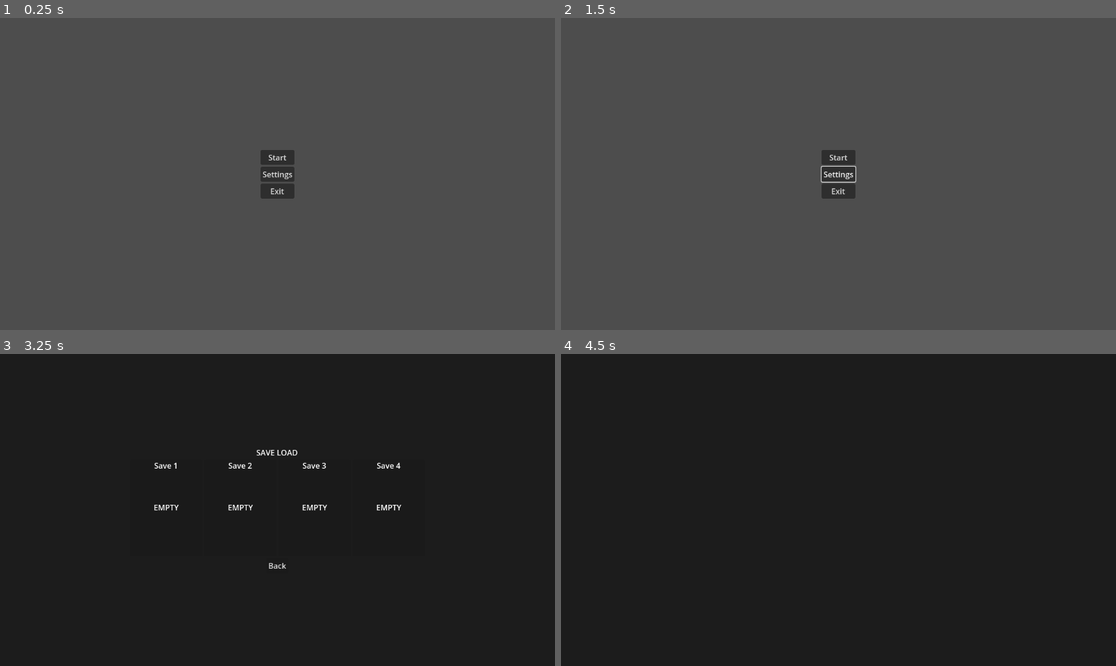
Above: before the commit, frames 1-4 (two rows, left to right).
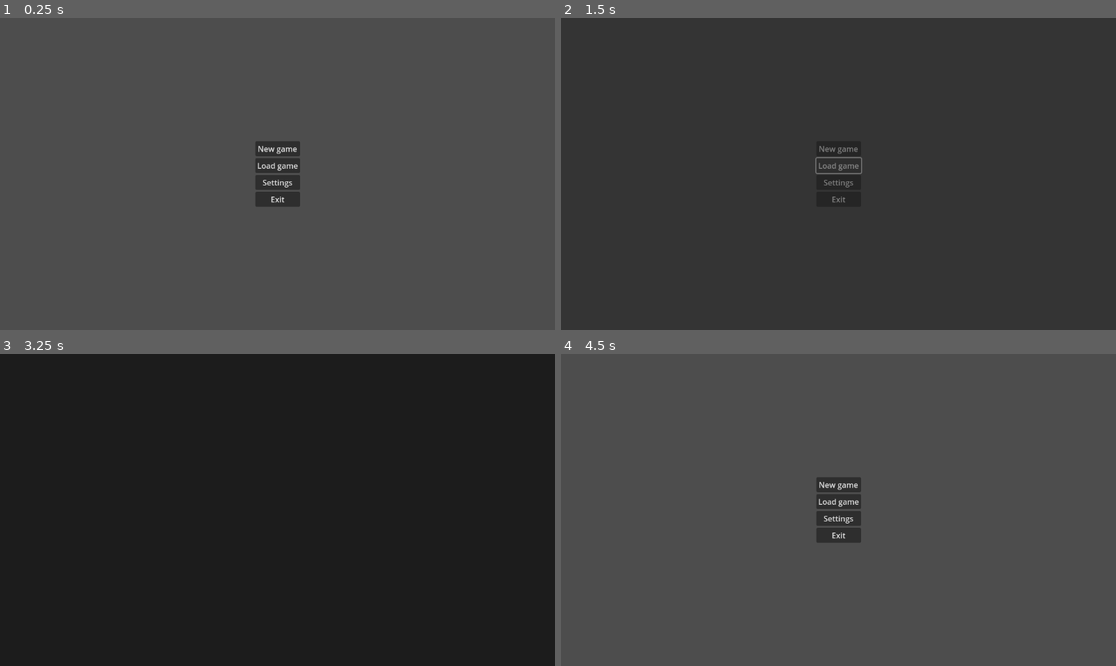
Above: after the commit, the same moments.

Repository: Vosnov/GD_APrototype
Game: Godot game, scene res://Scenes/Menu/main_menu.tscn
Same seed, same stepped clock (60 frames per second), same inputs: the game is played once before the commit and once after it. The engine's default icon, where the game draws it, is replaced by a stand-in: a white triangle on a blue panel in a dark square.
Inputs (mouse positions are in pixels of both pictures, inside the frame that each line leads up to):
- Up to frame 1 (0.25 s): no input
- Up to frame 2 (1.5 s): click "Settings" at 0.5 s; click (838, 164) at 1.25 s, where only the run after the commit has a clickable "Load game"
- Up to frame 3 (3.25 s): click (277, 494) at 2 s, where only the run before the commit has a clickable "Start"; click (277, 566) at 2.75 s, where only the run after the commit has a clickable "Back"
- Up to frame 4 (4.5 s): click (838, 566) at 3.5 s, where only the run before the commit has a clickable "Back"; click (838, 494) at 4.25 s, where only the run before the commit has a clickable "Start"

The runs differ from the first frame. In frame 1, 1.0% of the frame differs, in the area x 46-55%, y 39-61%; in frame 2, 99%, in the area x 0-100%, y 0-100%; in frame 3, 0.5%; in frame 4, 99%.

Commit message:
load from menu

Diff:
--- a/Nodes/Charecters/player.tscn
+++ b/Nodes/Charecters/player.tscn
@@ -147,7 +147,7 @@
 [node name="UI" parent="." instance=ExtResource("8_xdrrl")]
 
 [node name="BoneAttachment3D" type="BoneAttachment3D" parent="."]
-transform = Transform3D(0.191977, -0.138556, -0.322408, 0.349179, 0.111983, 0.159793, 0.0349099, -0.358137, 0.174697, 0.13686, 0.463466, -0.611322)
+transform = Transform3D(-0.479942, 0.346387, 0.806022, 0.872948, 0.279955, 0.399482, -0.0872748, 0.895344, -0.43674, -0.342153, 1.15866, 1.52831)
 bone_name = "Bone.011.R"
 bone_idx = 14
 use_external_skeleton = true
--- a/Nodes/Interractive/save_node.tscn
+++ b/Nodes/Interractive/save_node.tscn
@@ -21,7 +21,7 @@
 	GlobalVariables.save_data.level_name = LEVEL_NAME
 	GlobalVariables.save_data.level_path = LEVEL_PATH
 	GlobalVariables.save_data.player_transform = player.global_transform
-	GlobalVariables.save_data.date = GlobalVariables.get_current_date()
+	GlobalVariables.save_data.date = Time.get_datetime_string_from_system()
 	save_ui = SAVE_UI.instantiate()
 	add_child(save_ui)
 
--- a/Nodes/UI/save_ui.tscn
+++ b/Nodes/UI/save_ui.tscn
@@ -7,7 +7,6 @@
 script/source = "extends CanvasLayer
 
 @export var SAVE_MESSAGE: String
-@export var SAVE_COUNT = 4
 @export var ACCEPT_UI: PackedScene
 @export var SAVE_BTN_UI: PackedScene
 
@@ -42,14 +41,14 @@
 	for child in h_box_container.get_children():
 		child.queue_free()
 
-	for index in range(SAVE_COUNT):
+	for index in range(GlobalVariables.save_count):
 		var save_data = GameSave.get_save_data(index)
 		var btn = SAVE_BTN_UI.instantiate() as SaveBtnUI
 		btn.SAVE_INDEX = index
 
 		if save_data != null:
 			btn.LEVEL_NAME = save_data.level_name
-			btn.DATE = save_data.date
+			btn.DATE = GlobalVariables.get_date_format(save_data.date)
 			btn.PLAY_TIME = '3:11'
 		else:
 			btn.IS_EMPTY = true
--- a/Nodes/UI/load_save_ui.tscn
+++ b/Scenes/Menu/load_save_menu.tscn
@@ -1,38 +1,44 @@
 [gd_scene load_steps=4 format=3 uid="uid://b0wpcvevja3qn"]
 
-[ext_resource type="PackedScene" uid="uid://n6b5jqbuuxx4" path="res://Nodes/UI/accept_ui.tscn" id="1_6kor1"]
-[ext_resource type="PackedScene" uid="uid://fkchkki1t0fg" path="res://Nodes/UI/save_btn.tscn" id="2_v6aia"]
+[ext_resource type="PackedScene" uid="uid://n6b5jqbuuxx4" path="res://Nodes/UI/accept_ui.tscn" id="1_t4q0a"]
+[ext_resource type="PackedScene" uid="uid://fkchkki1t0fg" path="res://Nodes/UI/save_btn.tscn" id="2_be1i7"]
 
 [sub_resource type="GDScript" id="GDScript_qn43d"]
 script/source = "extends CanvasLayer
 
 @export var LOAD_MESSAGE: String
-@export var SAVE_COUNT = 4
+@export var NEW_SAVE_MESSAGE: String
 @export var ACCEPT_UI: PackedScene
 @export var SAVE_BTN_UI: PackedScene
+
 @export_file(\"*.tscn\") var MENU_SCENE
-@export_file(\"*.tscn\") var FIRST_LEVEL
+@export_file(\"*.tscn\") var START_LEVEL
 
 @onready var h_box_container = $VBoxContainer/HBoxContainer
 
 var active_load_index = 0
-
+var save_data
 func _ready():
 	fill_save_buttons()
 
 func _on_button_down(index: int):
+	save_data = GameSave.get_save_data(index)
 	active_load_index = index
+
 	var accept_ui = ACCEPT_UI.instantiate() as AcceptUI
 	accept_ui.accept.connect(_on_accept)
-	accept_ui.MESSAGE = LOAD_MESSAGE
+
+	if save_data.size() == 0:
+		accept_ui.MESSAGE = NEW_SAVE_MESSAGE
+	else:
+		accept_ui.MESSAGE = LOAD_MESSAGE
+
 	add_child(accept_ui)
 
 func _on_accept():
-	var save_data = GameSave.get_save_data(active_load_index)
 	if save_data == null:
-		SceneTransition.change_scene(FIRST_LEVEL)
+		SceneTransition.change_scene(START_LEVEL)
 	else:
-		GlobalVariables.span_on_save_transform = true
 		GameSave.load_save(active_load_index)
 		SceneTransition.change_scene(save_data.level_path)
 
@@ -40,14 +46,14 @@
 	for child in h_box_container.get_children():
 		child.queue_free()
 
-	for index in range(SAVE_COUNT):
-		var save_data = GameSave.get_save_data(index)
+	for index in range(GlobalVariables.save_count):
+		save_data = GameSave.get_save_data(index)
 		var btn = SAVE_BTN_UI.instantiate() as SaveBtnUI
 		btn.SAVE_INDEX = index
 
 		if save_data != null:
 			btn.LEVEL_NAME = save_data.level_name
-			btn.DATE = save_data.date
+			btn.DATE = GlobalVariables.get_date_format(save_data.date)
 			btn.PLAY_TIME = '3:11'
 		else:
 			btn.IS_EMPTY = true
@@ -63,15 +69,17 @@
 	SceneTransition.change_scene(MENU_SCENE)
 "
 
-[node name="LoadSaveUI" type="CanvasLayer"]
+[node name="LoadSave" type="Node2D"]
+
+[node name="CanvasLayer" type="CanvasLayer" parent="."]
 script = SubResource("GDScript_qn43d")
 LOAD_MESSAGE = "Load save?"
-ACCEPT_UI = ExtResource("1_6kor1")
-SAVE_BTN_UI = ExtResource("2_v6aia")
+NEW_SAVE_MESSAGE = "Start new game?"
+ACCEPT_UI = ExtResource("1_t4q0a")
+SAVE_BTN_UI = ExtResource("2_be1i7")
 MENU_SCENE = "res://Scenes/Menu/main_menu.tscn"
-FIRST_LEVEL = "res://Scenes/test_scene.tscn"
 
-[node name="VBoxContainer" type="VBoxContainer" parent="."]
+[node name="VBoxContainer" type="VBoxContainer" parent="CanvasLayer"]
 anchors_preset = 15
 anchor_right = 1.0
 anchor_bottom = 1.0
@@ -79,19 +87,19 @@
 grow_vertical = 2
 alignment = 1
 
-[node name="Label" type="Label" parent="VBoxContainer"]
+[node name="Label" type="Label" parent="CanvasLayer/VBoxContainer"]
 layout_mode = 2
 text = "Save load"
 horizontal_alignment = 1
 uppercase = true
 
-[node name="HBoxContainer" type="HBoxContainer" parent="VBoxContainer"]
+[node name="HBoxContainer" type="HBoxContainer" parent="CanvasLayer/VBoxContainer"]
 layout_mode = 2
 alignment = 1
 
-[node name="Back" type="Button" parent="VBoxContainer"]
+[node name="Back" type="Button" parent="CanvasLayer/VBoxContainer"]
 layout_mode = 2
 size_flags_horizontal = 4
 text = "Back"
 
-[connection signal="button_down" from="VBoxContainer/Back" to="." method="_on_back_button_down"]
+[connection signal="button_down" from="CanvasLayer/VBoxContainer/Back" to="CanvasLayer" method="_on_back_button_down"]
--- a/Scenes/Menu/main_menu.tscn
+++ b/Scenes/Menu/main_menu.tscn
@@ -1,23 +1,47 @@
 [gd_scene load_steps=2 format=3 uid="uid://jbuxuquitwqd"]
 
-[sub_resource type="GDScript" id="GDScript_v2ius"]
-script/source = "extends Node2D
+[sub_resource type="GDScript" id="GDScript_ctj8m"]
+script/source = "extends VBoxContainer
 
-@export_file(\"*.tscn\") var LOAD_SAVE_UI
+@export_file(\"*.tscn\") var LOAD_SAVE_MENU
+@export_file(\"*.tscn\") var START_LEVEL
+
+@onready var continue_btn = $Continue
+
+var last_save_data
+var save_index = 0
 
 func _ready():
+	continue_btn.visible = false
+	var unix_date_time = 0
+	for index in range(GlobalVariables.save_count):
+		var save_data = GameSave.get_save_data(index)
+		if save_data != null:
+			continue_btn.visible = true
+
+			var time = Time.get_unix_time_from_datetime_string(save_data.date)
+			if time >= unix_date_time:
+				unix_date_time = time
+				last_save_data = save_data
+				save_index = index
+
 	Input.mouse_mode = Input.MOUSE_MODE_VISIBLE
 
-func _on_quit_button_button_down():
+func _on_quit_button_down():
 	get_tree().quit()
 
-func _on_start_button_button_down():
-	SceneTransition.change_scene(LOAD_SAVE_UI)
+func _on_load_button_down():
+	SceneTransition.change_scene(LOAD_SAVE_MENU)
+
+func _on_new_button_down():
+	SceneTransition.change_scene(START_LEVEL)
+
+func _on_continue_button_down():
+	GameSave.load_save(save_index)
+	SceneTransition.change_scene(last_save_data.level_path)
 "
 
 [node name="MainMenu" type="Node2D"]
-script = SubResource("GDScript_v2ius")
-LOAD_SAVE_UI = "res://Nodes/UI/load_save_ui.tscn"
 
 [node name="CanvasLayer" type="CanvasLayer" parent="."]
 
@@ -42,19 +66,33 @@
 offset_bottom = 20.0
 grow_horizontal = 2
 grow_vertical = 2
+script = SubResource("GDScript_ctj8m")
+LOAD_SAVE_MENU = "res://Scenes/Menu/load_save_menu.tscn"
+START_LEVEL = "res://Scenes/test_scene.tscn"
 
-[node name="StartButton" type="Button" parent="CanvasLayer/Control/VBoxContainer"]
+[node name="Continue" type="Button" parent="CanvasLayer/Control/VBoxContainer"]
 layout_mode = 2
-text = "Start"
+text = "Continue"
 
-[node name="SettingsButton" type="Button" parent="CanvasLayer/Control/VBoxContainer"]
+[node name="New" type="Button" parent="CanvasLayer/Control/VBoxContainer"]
+layout_mode = 2
+text = "New game"
+
+[node name="Load" type="Button" parent="CanvasLayer/Control/VBoxContainer"]
+layout_mode = 2
+text = "Load game
+"
+
+[node name="Settings" type="Button" parent="CanvasLayer/Control/VBoxContainer"]
 layout_mode = 2
 text = "Settings"
 
-[node name="QuitButton" type="Button" parent="CanvasLayer/Control/VBoxContainer"]
+[node name="Quit" type="Button" parent="CanvasLayer/Control/VBoxContainer"]
 layout_mode = 2
 text = "Exit
 "
 
-[connection signal="button_down" from="CanvasLayer/Control/VBoxContainer/StartButton" to="." method="_on_start_button_button_down"]
-[connection signal="button_down" from="CanvasLayer/Control/VBoxContainer/QuitButton" to="." method="_on_quit_button_button_down"]
+[connection signal="button_down" from="CanvasLayer/Control/VBoxContainer/Continue" to="CanvasLayer/Control/VBoxContainer" method="_on_continue_button_down"]
+[connection signal="button_down" from="CanvasLayer/Control/VBoxContainer/New" to="CanvasLayer/Control/VBoxContainer" method="_on_new_button_down"]
+[connection signal="button_down" from="CanvasLayer/Control/VBoxContainer/Load" to="CanvasLayer/Control/VBoxContainer" method="_on_load_button_down"]
+[connection signal="button_down" from="CanvasLayer/Control/VBoxContainer/Quit" to="CanvasLayer/Control/VBoxContainer" method="_on_quit_button_down"]
--- a/Scripts/Global/game_save.gd
+++ b/Scripts/Global/game_save.gd
@@ -24,6 +24,7 @@
 
 	Inventory.SLOTS = parse_slots(data.slots)
 	GlobalVariables.set_data(data.global)
+	GlobalVariables.span_on_save_transform = true
 
 	Events.inventory_update.emit()
 
--- a/Scripts/Global/global_variables.gd
+++ b/Scripts/Global/global_variables.gd
@@ -13,6 +13,8 @@
 var player_is_aim = false
 var player_target_is_full = false
 var span_on_save_transform = false
+
+const save_count = 4
 
 func get_data() -> Dictionary:
 	return {
@@ -32,7 +34,6 @@
 	active_gun_index = dict.active_gun_index
 	save_data = dict.save_data
 
-func get_current_date() -> String:
-	var date = Time.get_date_dict_from_system()
-	var time = Time.get_time_dict_from_system()
-	return "%02d.%02d.%02d %02d:%02d" % [date.day, date.month, date.year, time.hour, time.minute]
+func get_date_format(date_string: String) -> String:
+	var date = Time.get_datetime_dict_from_datetime_string(date_string, false)
+	return "%02d.%02d.%02d %02d:%02d" % [date.day, date.month, date.year, date.hour, date.minute]
